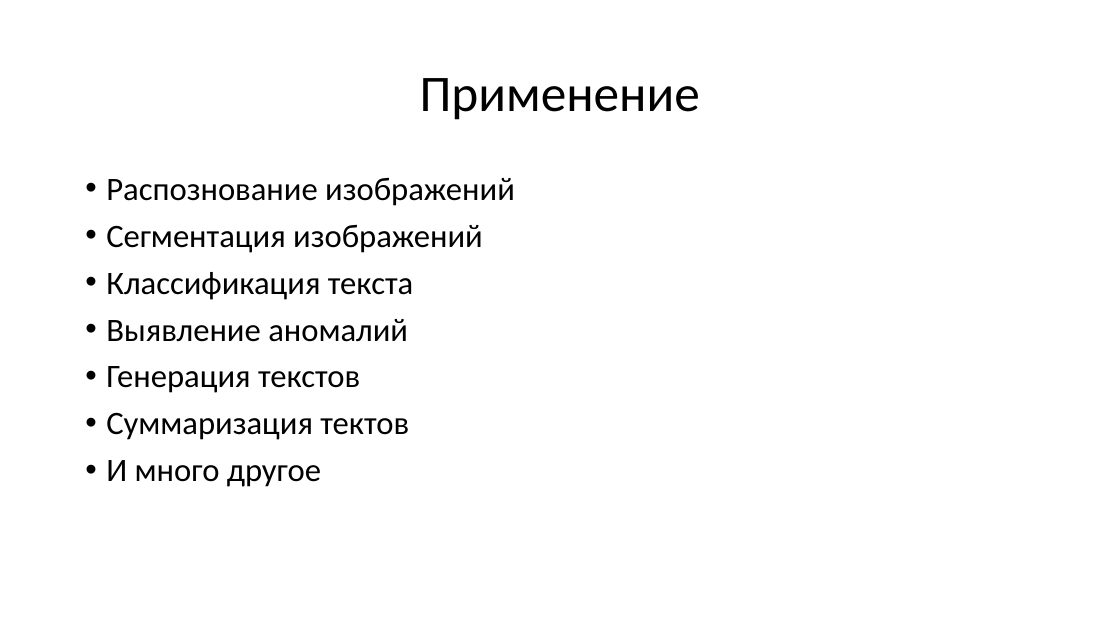
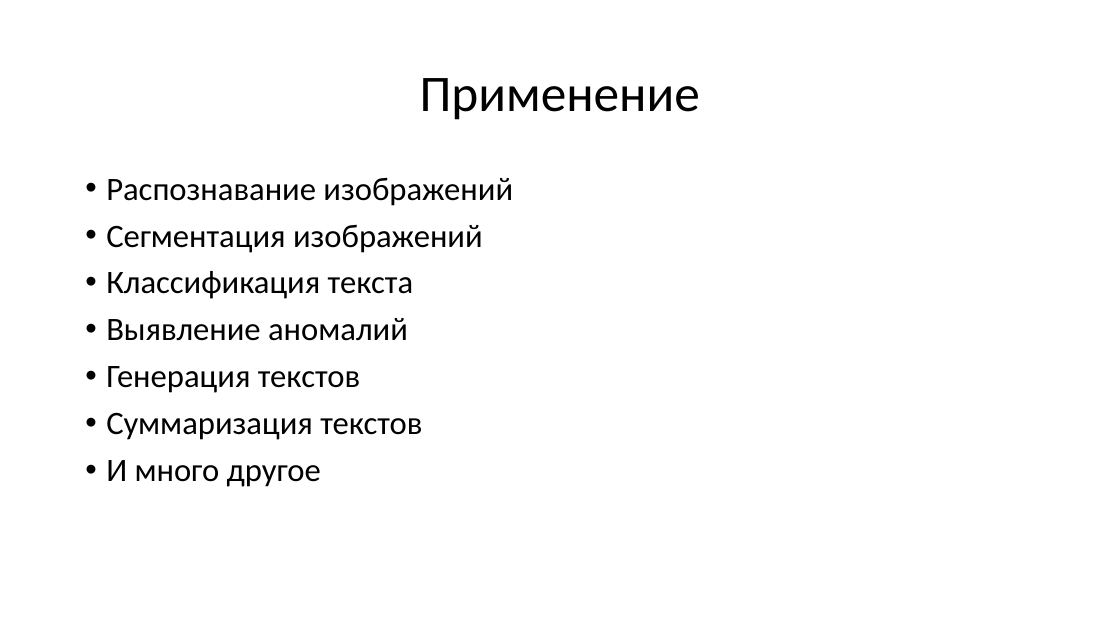
Before and after one commit to IMDxD/MLIsuct, a slide deck: slide 25 of fall2019/lecture8/Neural networks.pptx. Drawn at 1120x630 pixels with LibreOffice and Linux fonts; fonts in the diff are those of the drawing. Boxes give left, top, right and bottom in pixels: in the first picture for what was removed or moved away, otherwise in the second. Text is boxed around its words. In the diff, an @@ line names an element or a change of style, - is before the commit and + after.

```diff
--- a/fall2019/lecture8/Neural networks.pptx
+++ b/fall2019/lecture8/Neural networks.pptx
@@ text at [106,177,513,206]: text changed @@
-• Распознование изображений
+• Распознавание изображений
@@ text at [106,412,422,440]: text changed @@
-• Суммаризация тектов
+• Суммаризация текстов
```
Also in this commit, not shown: 13 other slides changed, 4 other files.
